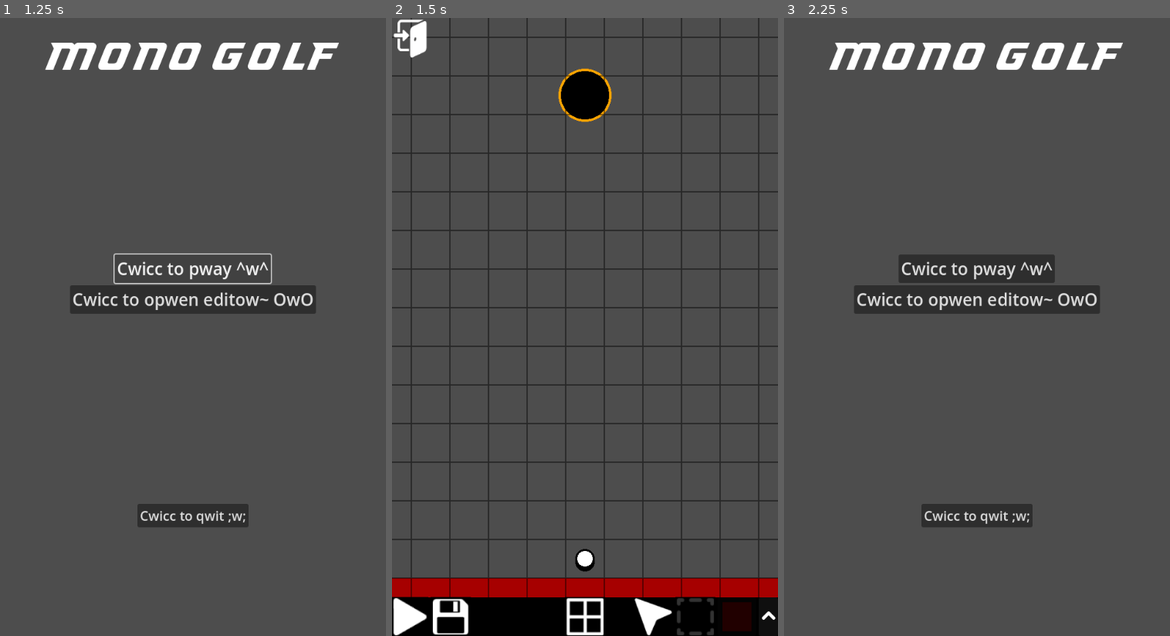
Above: before the commit, frames 1-3 (left to right).
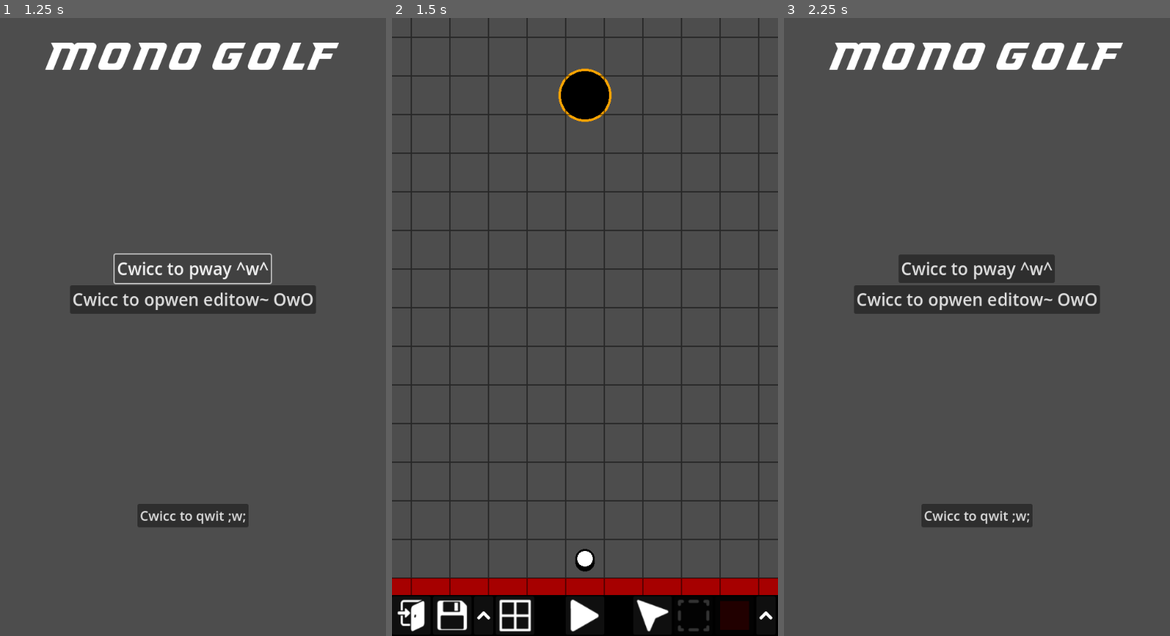
Above: after the commit, the same moments.

Repository: SelfMadeSystem/UniGolf
Game: Godot game, scene res://scenes/MainMenu.tscn
The game is run twice, just before and just after one commit, with the same random seed, the same clock (stepped at 60 frames per second) and the same inputs.
Inputs (mouse positions are in pixels of both pictures, inside the frame that each line leads up to; where the layout moved, square brackets give the same spot in the first picture):
- Up to frame 1 (1.25 s): click "Cwicc to pway ^w^" at 0.5 s
- Up to frame 2 (1.5 s): click "Cwicc to opwen editow~ OwO" at 1.25 s
- Up to frame 3 (2.25 s): click (803, 617) [803, 36] at 2 s

Frame 1 is identical in both runs. In frame 2, 2.5% of the frame differs, in the area x 0-100%, y 0-100%; in frame 3, nothing differs.
Error in both runs: Invalid type in function 'change_scene' in base 'Node (game_info.gd)'. Cannot convert argument 1 from Nil to Dictionary. (res://scripts/MainMenu.gd:6)

Commit message:
Improved editor layout

Diff:
--- a/prefabs/node_editor.tscn
+++ b/prefabs/node_editor.tscn
@@ -7,14 +7,15 @@
 [ext_resource type="Texture2D" uid="uid://cxtubwqkn2fhk" path="res://assets/icons/Trash.png" id="4_eqyul"]
 [ext_resource type="Texture2D" uid="uid://cyx8ag10fbdem" path="res://assets/icons/Rotate.png" id="6_lxbl4"]
 [ext_resource type="Shader" path="res://assets/shaders/grid.gdshader" id="7_4p2lq"]
+[ext_resource type="Texture2D" uid="uid://bibqq0086tmwu" path="res://assets/icons/Pause.png" id="8_0aihf"]
 [ext_resource type="Texture2D" uid="uid://bjbp0x88g2fge" path="res://assets/icons/Grid.png" id="8_7dv7m"]
 [ext_resource type="Texture2D" uid="uid://bpo36mtgmaj1i" path="res://assets/icons/Leave.png" id="8_d1q4l"]
 [ext_resource type="Texture2D" uid="uid://gti58spvrnpl" path="res://assets/icons/Play.png" id="8_flewc"]
 [ext_resource type="Texture2D" uid="uid://c0ch34sadcjfi" path="res://assets/icons/Save.png" id="10_rwrf8"]
 [ext_resource type="Texture2D" uid="uid://dm2k4v5xtr54a" path="res://assets/icons/Drag.png" id="10_tnt2h"]
 [ext_resource type="Texture2D" uid="uid://cvvdbxqsntce4" path="res://assets/icons/Select.png" id="11_0yhnq"]
+[ext_resource type="Texture2D" uid="uid://dcdgij4bgejfd" path="res://assets/icons/More.png" id="11_n740k"]
 [ext_resource type="PackedScene" uid="uid://drwdakie2e3yt" path="res://prefabs/wall.tscn" id="12_j00wc"]
-[ext_resource type="Texture2D" uid="uid://dcdgij4bgejfd" path="res://assets/icons/SelectObject.png" id="12_rjjtj"]
 
 [sub_resource type="RectangleShape2D" id="RectangleShape2D_3sxyp"]
 size = Vector2(40, 40)
@@ -120,12 +121,20 @@
 [node name="UI" type="CanvasLayer" parent="."]
 layer = 0
 
-[node name="LeaveButton" type="TextureButton" parent="UI" groups=["EditorHide"]]
-offset_right = 60.0
-offset_bottom = 68.0
-texture_normal = ExtResource("8_d1q4l")
+[node name="PauseButton" type="Button" parent="UI" groups=["EditorHide"]]
+visible = false
+custom_minimum_size = Vector2(64, 64)
+anchors_preset = 1
+anchor_left = 1.0
+anchor_right = 1.0
+offset_left = -60.0
+offset_bottom = 66.0
+grow_horizontal = 0
+icon = ExtResource("8_0aihf")
+expand_icon = true
 
 [node name="Bottom" type="Control" parent="UI"]
+custom_minimum_size = Vector2(0, 68)
 layout_mode = 3
 anchors_preset = 12
 anchor_top = 1.0
@@ -148,21 +157,41 @@
 
 [node name="Left" type="VFlowContainer" parent="UI/Bottom"]
 layout_mode = 1
-anchors_preset = 15
-anchor_right = 1.0
-anchor_bottom = 1.0
-grow_horizontal = 2
+anchors_preset = 4
+anchor_top = 0.5
+anchor_bottom = 0.5
+offset_top = -33.5
+offset_right = 131.0
+offset_bottom = 33.5
 grow_vertical = 2
 alignment = 1
 
-[node name="PlayButton" type="TextureButton" parent="UI/Bottom/Left"]
-unique_name_in_owner = true
-layout_mode = 2
-texture_normal = ExtResource("8_flewc")
-
-[node name="SaveButton" type="TextureButton" parent="UI/Bottom/Left" groups=["EditorHide"]]
-layout_mode = 2
-texture_normal = ExtResource("10_rwrf8")
+[node name="LeaveButton" type="Button" parent="UI/Bottom/Left" groups=["EditorHide"]]
+custom_minimum_size = Vector2(64, 64)
+layout_mode = 2
+icon = ExtResource("8_d1q4l")
+icon_alignment = 1
+expand_icon = true
+
+[node name="SaveButton" type="Button" parent="UI/Bottom/Left" groups=["EditorHide"]]
+custom_minimum_size = Vector2(64, 64)
+layout_mode = 2
+icon = ExtResource("10_rwrf8")
+expand_icon = true
+
+[node name="MoreButton" type="Button" parent="UI/Bottom/Left" groups=["EditorHide"]]
+custom_minimum_size = Vector2(32, 64)
+layout_mode = 2
+icon = ExtResource("11_n740k")
+icon_alignment = 1
+expand_icon = true
+
+[node name="GridButton" type="Button" parent="UI/Bottom/Left" groups=["EditorHide"]]
+unique_name_in_owner = true
+custom_minimum_size = Vector2(64, 64)
+layout_mode = 2
+icon = ExtResource("8_7dv7m")
+expand_icon = true
 
 [node name="Center" type="VFlowContainer" parent="UI/Bottom"]
 layout_mode = 1
@@ -179,10 +208,12 @@
 grow_vertical = 2
 alignment = 1
 
-[node name="GridButton" type="TextureButton" parent="UI/Bottom/Center" groups=["EditorHide"]]
-unique_name_in_owner = true
-layout_mode = 2
-texture_normal = ExtResource("8_7dv7m")
+[node name="PlayButton" type="Button" parent="UI/Bottom/Center" groups=["EditorHide"]]
+custom_minimum_size = Vector2(64, 64)
+layout_mode = 2
+icon = ExtResource("8_flewc")
+icon_alignment = 1
+expand_icon = true
 
 [node name="Right" type="VFlowContainer" parent="UI/Bottom"]
 layout_mode = 1
@@ -198,18 +229,24 @@
 grow_vertical = 2
 alignment = 1
 
-[node name="DragButton" type="TextureButton" parent="UI/Bottom/Right" groups=["EditorHide"]]
-unique_name_in_owner = true
+[node name="DragButton" type="Button" parent="UI/Bottom/Right" groups=["EditorHide"]]
+unique_name_in_owner = true
+custom_minimum_size = Vector2(64, 64)
 layout_mode = 2
 mouse_default_cursor_shape = 2
-texture_normal = ExtResource("10_tnt2h")
-
-[node name="SelectButton" type="TextureButton" parent="UI/Bottom/Right" groups=["EditorHide"]]
+icon = ExtResource("10_tnt2h")
+icon_alignment = 1
+expand_icon = true
+
+[node name="SelectButton" type="Button" parent="UI/Bottom/Right" groups=["EditorHide"]]
 unique_name_in_owner = true
 modulate = Color(0.2, 0.2, 0.2, 1)
+custom_minimum_size = Vector2(64, 64)
 layout_mode = 2
 mouse_default_cursor_shape = 2
-texture_normal = ExtResource("11_0yhnq")
+icon = ExtResource("11_0yhnq")
+icon_alignment = 1
+expand_icon = true
 
 [node name="PlaceButton" type="Button" parent="UI/Bottom/Right" groups=["EditorHide"]]
 unique_name_in_owner = true
@@ -227,33 +264,20 @@
 [node name="ObjectsButton" type="Button" parent="UI/Bottom/Right" groups=["EditorHide"]]
 custom_minimum_size = Vector2(32, 64)
 layout_mode = 2
-
-[node name="TextureRect" type="TextureRect" parent="UI/Bottom/Right/ObjectsButton"]
-layout_mode = 1
-anchors_preset = 8
-anchor_left = 0.5
-anchor_top = 0.5
-anchor_right = 0.5
-anchor_bottom = 0.5
-offset_left = -25.0
-offset_top = -20.0
-offset_right = 25.0
-offset_bottom = 20.0
-grow_horizontal = 2
-grow_vertical = 2
-scale = Vector2(0.5, 0.5)
-pivot_offset = Vector2(25, 20)
-texture = ExtResource("12_rjjtj")
-stretch_mode = 2
+icon = ExtResource("11_n740k")
+icon_alignment = 1
+expand_icon = true
 
 [connection signal="input_event" from="Resize" to="." method="_on_resize_input_event"]
 [connection signal="input_event" from="Rotate" to="." method="_on_rotate_input_event"]
 [connection signal="input_event" from="Trash" to="." method="_on_trash_input_event"]
 [connection signal="input_event" from="Copy" to="." method="_on_copy_input_event"]
-[connection signal="pressed" from="UI/LeaveButton" to="." method="_on_leave_button_pressed"]
-[connection signal="pressed" from="UI/Bottom/Left/PlayButton" to="." method="_on_play_button_pressed"]
+[connection signal="pressed" from="UI/PauseButton" to="." method="_on_play_button_pressed"]
+[connection signal="pressed" from="UI/Bottom/Left/LeaveButton" to="." method="_on_leave_button_pressed"]
 [connection signal="pressed" from="UI/Bottom/Left/SaveButton" to="." method="_on_save_button_pressed"]
-[connection signal="pressed" from="UI/Bottom/Center/GridButton" to="." method="_on_grid_button_pressed"]
+[connection signal="pressed" from="UI/Bottom/Left/MoreButton" to="." method="_on_more_button_pressed"]
+[connection signal="pressed" from="UI/Bottom/Left/GridButton" to="." method="_on_grid_button_pressed"]
+[connection signal="pressed" from="UI/Bottom/Center/PlayButton" to="." method="_on_play_button_pressed"]
 [connection signal="pressed" from="UI/Bottom/Right/DragButton" to="." method="_on_drag_button_pressed"]
 [connection signal="pressed" from="UI/Bottom/Right/SelectButton" to="." method="_on_select_button_pressed"]
 [connection signal="pressed" from="UI/Bottom/Right/PlaceButton" to="." method="_on_place_button_pressed"]
--- a/scripts/node_editor.gd
+++ b/scripts/node_editor.gd
@@ -227,34 +227,34 @@
 
 var grid_was_visible = false
 
+func toggle_editor_hide():
+	for node in get_tree().get_nodes_in_group("EditorHide"):
+		node.visible = !node.visible
+
 func _on_play_button_pressed():
 	if GameInfo.editing:
 		GameInfo.editing = false
-		for node in get_tree().get_nodes_in_group("EditorHide"):
-			node.visible = false
+		toggle_editor_hide()
 		grid_was_visible = $Grid.visible
 		$Grid.visible = false
-		%PlayButton.texture_normal = preload("res://assets/icons/Pause.png")
 		var stuff = LevelSaver.serialize_level()
 		GameInfo.current_level = stuff
 		get_tree().change_scene_to_packed(preload("res://scenes/Blank.tscn"))
 		LevelSaver.deserialize_level.bind(stuff).call_deferred()
 	else:
 		GameInfo.editing = true
-		for node in get_tree().get_nodes_in_group("EditorHide"):
-			node.visible = true
+		toggle_editor_hide()
 		$Grid.visible = grid_was_visible
-		%PlayButton.texture_normal = preload("res://assets/icons/Play.png")
 		GameInfo.reload_scene()
 
 func _on_grid_button_pressed():
 	if $Grid.visible:
 		if grid_size.x > 32:
 			set_grid_size(Vector2(32, 32))
-			%GridButton.texture_normal = preload("res://assets/icons/Grid_Small.png")
+			%GridButton.icon = preload("res://assets/icons/Grid_Small.png")
 		else:
 			$Grid.visible = false
-			%GridButton.texture_normal = preload("res://assets/icons/Grid.png")
+			%GridButton.icon = preload("res://assets/icons/Grid.png")
 			%GridButton.modulate.v = 0.3
 	else:
 		$Grid.visible = true
@@ -312,3 +312,7 @@
 func _on_save_button_pressed():
 	var dict = LevelSaver.serialize_level()
 	LevelSaver.save_to_file("level", dict)
+
+
+func _on_more_button_pressed():
+	pass # Replace with function body.
Binary file changed: assets/icons/Drag.png
Binary file changed: assets/icons/Grid.png
Binary file changed: assets/icons/Grid_Small.png
Binary file changed: assets/icons/Leave.png
Binary file added: assets/icons/More.png
Not shown, changed: assets/icons/More.png.import
Binary file changed: assets/icons/Pause.png
Binary file changed: assets/icons/Place.png
Binary file changed: assets/icons/Play.png
Binary file changed: assets/icons/Rotate.png
Binary file changed: assets/icons/Save.png
Binary file changed: assets/icons/Select.png
(and 11 more such lines)
